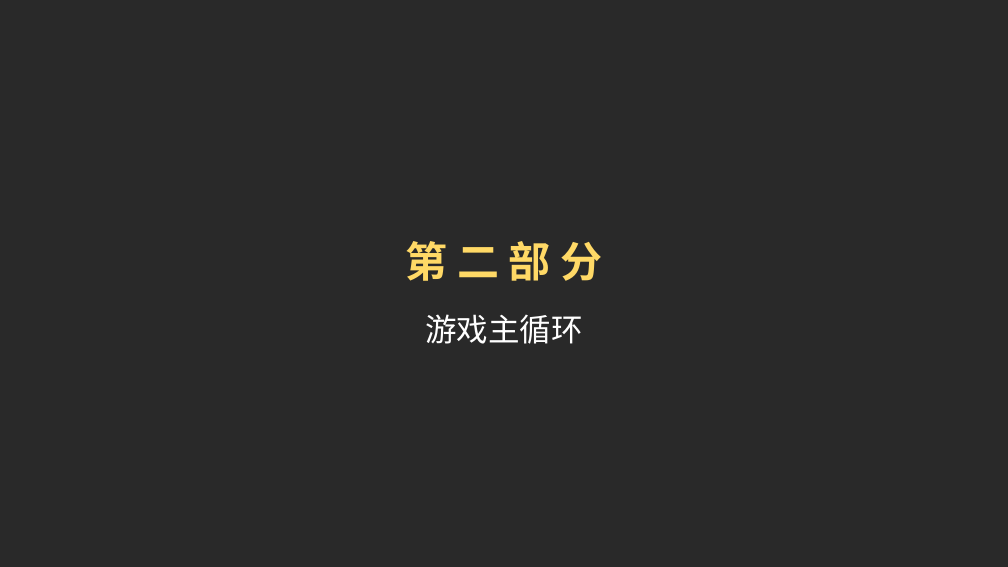
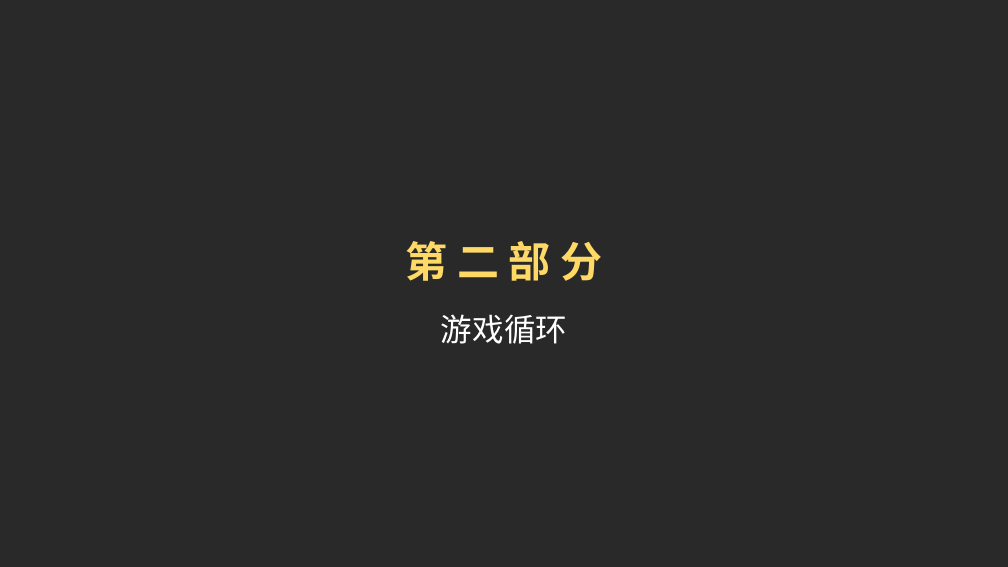
Before and after one commit to doomlover/KSGameEngineTutorials, a slide deck: slide 7 of PPTs/04.引擎基础概念与底层实用系统.pptx. Drawn at 1008x567 pixels with LibreOffice and Linux fonts; fonts in the diff are those of the drawing. Boxes give left, top, right and bottom in pixels: in the first picture for what was removed or moved away, otherwise in the second. Text is boxed around its words. In the diff, an @@ line names an element or a change of style, - is before the commit and + after.

```diff
--- a/PPTs/04.引擎基础概念与底层实用系统.pptx
+++ b/PPTs/04.引擎基础概念与底层实用系统.pptx
@@ text at (441, 314, 567, 344): text changed @@
-游戏主循环
+游戏循环
```
Also in this commit, not shown: 2 other slides changed.
